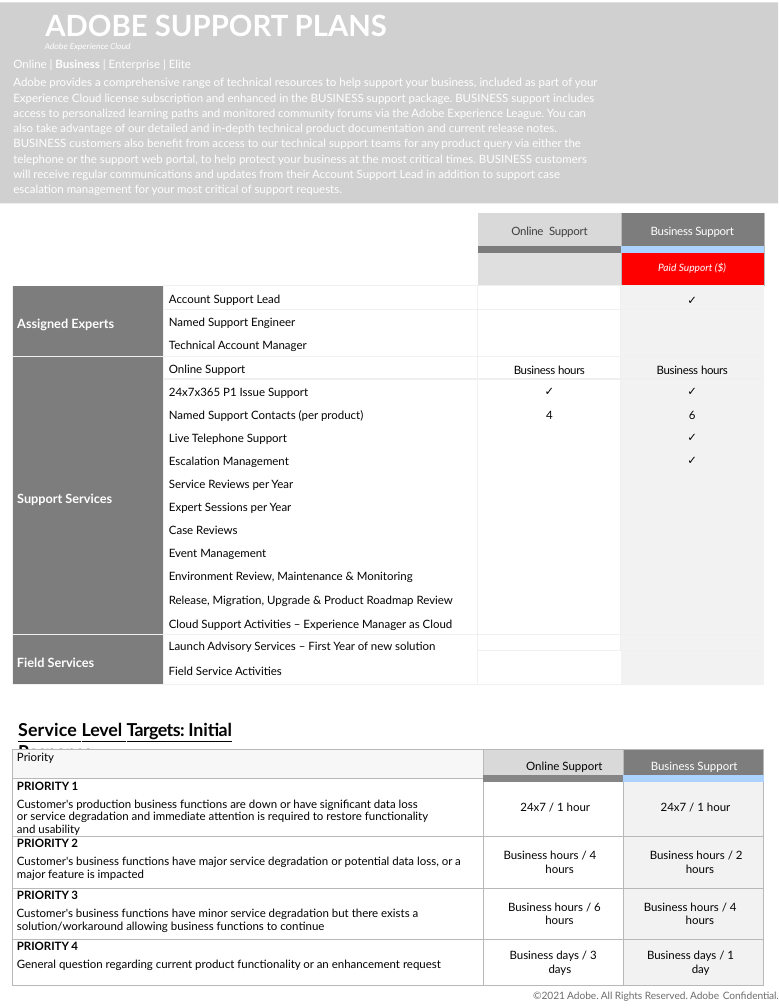
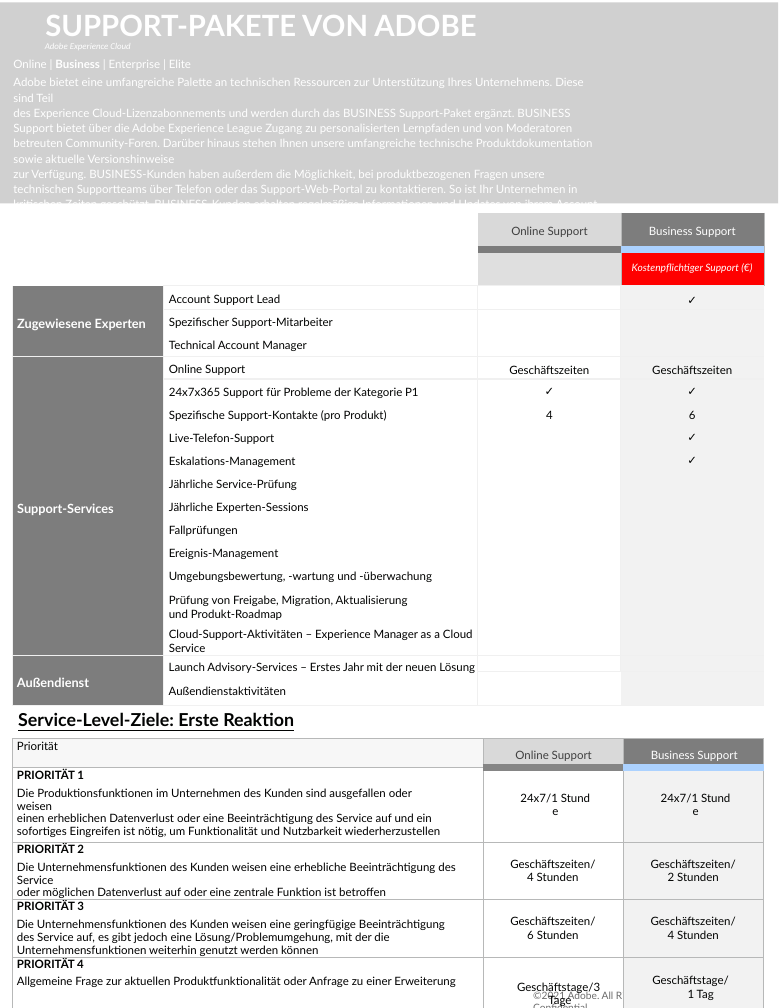
Before and after one commit to AdobeDocs/support-resources.de-DE, a slide deck: slide 1 of help/data-sheets/assets/BusinessSupportDatasheet.pptx. Drawn at 779x1008 pixels with LibreOffice and Linux fonts; fonts in the diff are those of the drawing; grey boxes stand for pictures; background and template pictures are left out. Boxes give left, top, right and bottom in pixels: in the first picture for what was removed or moved away, otherwise in the second. Text is boxed around its words. In the diff, an @@ line names an element or a change of style, - is before the commit and + after.

```diff
--- a/help/data-sheets/assets/BusinessSupportDatasheet.pptx
+++ b/help/data-sheets/assets/BusinessSupportDatasheet.pptx
@@ title at box(45, 15, 476, 36): text changed @@
-ADOBE SUPPORT PLANS
+SUPPORT-PAKETE VON ADOBE
@@ text at box(13, 78, 598, 203): text changed @@
-Adobe provides a comprehensive range of technical resources to help support your business, included as part of your Experience Cloud license subscription and enhanced in the BUSINESS support package. BUSINESS support includes access to personalized learning paths and monitored community forums via the Adobe Experience League. You can also take advantage of our detailed and in-depth technical product documentation and current release notes. BUSINESS customers also benefit from access to our technical support teams for any product query via either the telephone or the support web portal, to help protect your business at the most critical times. BUSINESS customers will receive regular communications and updates from their Account Support Lead in addition to support case escalation management for your most critical of support requests.
+Adobe bietet eine umfangreiche Palette an technischen Ressourcen zur Unterstützung Ihres Unternehmens. Diese sind Teil
+des Experience Cloud-Lizenzabonnements und werden durch das BUSINESS Support-Paket ergänzt. BUSINESS Support bietet über die Adobe Experience League Zugang zu personalisierten Lernpfaden und von Moderatoren betreuten Community-Foren. Darüber hinaus stehen Ihnen unsere umfangreiche technische Produktdokumentation sowie aktuelle Versionshinweise
+zur Verfügung. BUSINESS-Kunden haben außerdem die Möglichkeit, bei produktbezogenen Fragen unsere technischen Supportteams über Telefon oder das Support-Web-Portal zu kontaktieren. So ist Ihr Unternehmen in kritischen Zeiten geschützt. BUSINESS-Kunden erhalten regelmäßige Informationen und Updates von ihrem Account Support Lead sowie Eskalations-Management für Support-Fälle bei besonders kritischen Support-Anfragen.
@@ table at box(12, 213, 764, 699) @@
-row 2, column 4: Paid Support ($)
+row 2, column 4: Kostenpflichtiger Support (€)
-row 3, column 1: Assigned Experts
+row 3, column 1: Zugewiesene Experten
-row 4, column 2: Named Support Engineer
+row 4, column 2: Spezifischer Support-Mitarbeiter
-row 6: Support Services | Online Support | Business hours | Business hours
+row 6: Support-Services | Online Support | Geschäftszeiten | Geschäftszeiten
-row 7, column 2: 24x7x365 P1 Issue Support
+row 7, column 2: 24x7x365 Support für Probleme der Kategorie P1
-row 8, column 2: Named Support Contacts (per product)
+row 8, column 2: Spezifische Support-Kontakte (pro Produkt)
-row 9, column 2: Live Telephone Support
+row 9, column 2: Live-Telefon-Support
-row 10, column 2: Escalation Management
+row 10, column 2: Eskalations-Management
-row 11, column 2: Service Reviews per Year
+row 11, column 2: Jährliche Service-Prüfung
-row 12, column 2: Expert Sessions per Year
+row 12, column 2: Jährliche Experten-Sessions
-row 13, column 2: Case Reviews
+row 13, column 2: Fallprüfungen
-row 14, column 2: Event Management
+row 14, column 2: Ereignis-Management
-row 15, column 2: Environment Review, Maintenance & Monitoring
+row 15, column 2: Umgebungsbewertung, -wartung und -überwachung
-row 16, column 2: Release, Migration, Upgrade & Product Roadmap Review
+row 16, column 2: Prüfung von Freigabe, Migration, Aktualisierung und Produkt-Roadmap
-row 17, column 2: Cloud Support Activities – Experience Manager as Cloud
+row 17, column 2: Cloud-Support-Aktivitäten – Experience Manager as a Cloud Service
-row 18, column 1: Field Services
+row 18, column 1: Außendienst
-row 18, column 2: Launch Advisory Services – First Year of new solution / Field Service Activities
+row 18, column 2: Launch Advisory-Services – Erstes Jahr mit der neuen Lösung / Außendienstaktivitäten
@@ letter spacing -0.2 to 0 pt in "Online Support", "Business Support" @@
@@ text at box(18, 712, 294, 726): text changed @@
-Service Level Targets: Initial Response
+Service-Level-Ziele: Erste Reaktion
@@ table at box(12, 739, 763, 1008) @@
-row 1, column 1: Priority
+row 1, column 1: Priorität
-row 2: PRIORITY 1 / Customer's production business functions are down or have significant data loss or service degradation and immediate attention is required to restore functionality and usability | 24x7 / 1 hour | 24x7 / 1 hour
+row 2: PRIORITÄT 1 / Die Produktionsfunktionen im Unternehmen des Kunden sind ausgefallen oder weisen einen erheblichen Datenverlust oder eine Beeinträchtigung des Service auf und ein sofortiges Eingreifen ist nötig, um Funktionalität und Nutzbarkeit wiederherzustellen | 24x7/1 Stunde | 24x7/1 Stunde
-row 3: PRIORITY 2 / Customer's business functions have major service degradation or potential data loss, or a major feature is impacted | Business hours / 4 hours | Business hours / 2 hours
+row 3: PRIORITÄT 2 / Die Unternehmensfunktionen des Kunden weisen eine erhebliche Beeinträchtigung des Service oder möglichen Datenverlust auf oder eine zentrale Funktion ist betroffen | Geschäftszeiten/ 4 Stunden | Geschäftszeiten/ 2 Stunden
-row 4: PRIORITY 3 / Customer's business functions have minor service degradation but there exists a solution/workaround allowing business functions to continue | Business hours / 6 hours | Business hours / 4 hours
+row 4: PRIORITÄT 3 / Die Unternehmensfunktionen des Kunden weisen eine geringfügige Beeinträchtigung des Service auf, es gibt jedoch eine Lösung/Problemumgehung, mit der die Unternehmensfunktionen weiterhin genutzt werden können | Geschäftszeiten/ 6 Stunden | Geschäftszeiten/ 4 Stunden
-row 5: PRIORITY 4 / General question regarding current product functionality or an enhancement request | Business days / 3 days | Business days / 1 day
+row 5: PRIORITÄT 4 / Allgemeine Frage zur aktuellen Produktfunktionalität oder Anfrage zu einer Erweiterung | Geschäftstage/3 Tage | Geschäftstage/1 Tag
@@ text colour #020302 to #404040 in "Online Support" @@
@@ alignment centre to left @@
@@ indent changed @@
@@ table: place and size @@
-table at box(12, 750, 763, 979)
+table at box(12, 739, 763, 1008)
@@ text "©2021 Adobe. All Rights Reserved. ..." at box(533, 990, 721, 1001): letter spacing -0.1 to 0 pt @@
```
Also in this commit, not shown: 2 other slides changed, 3 other files.
